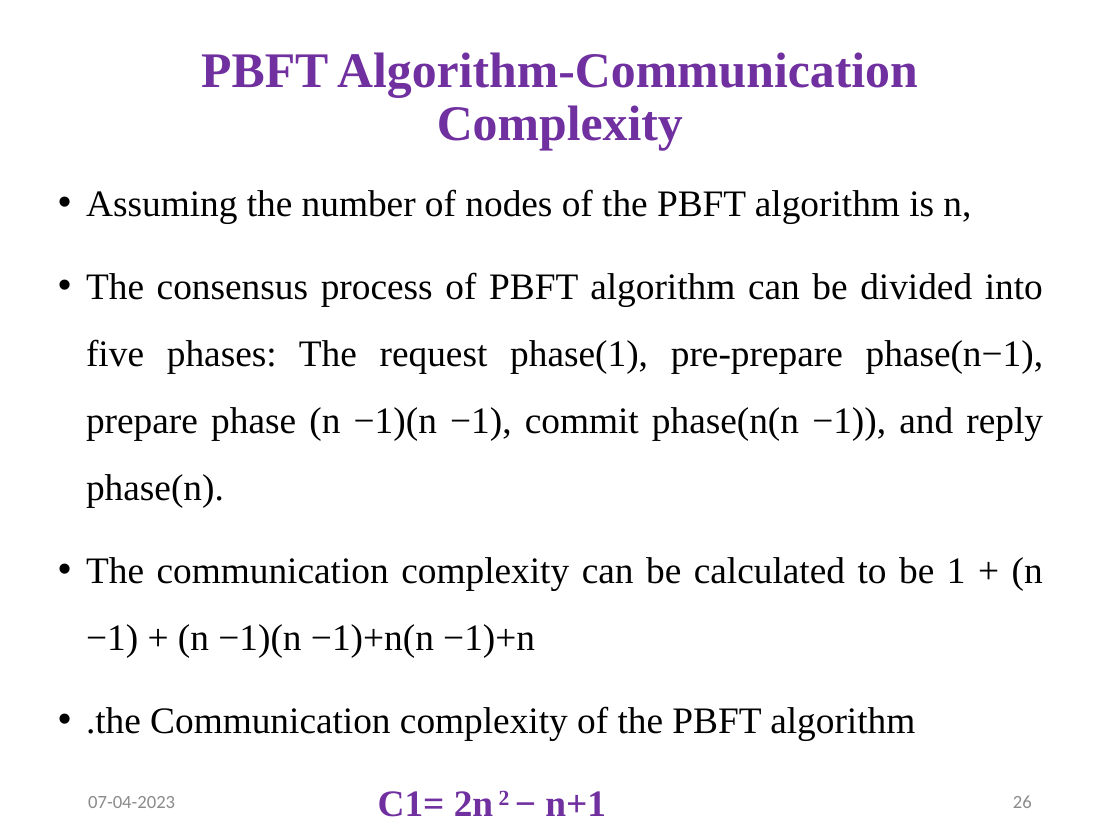
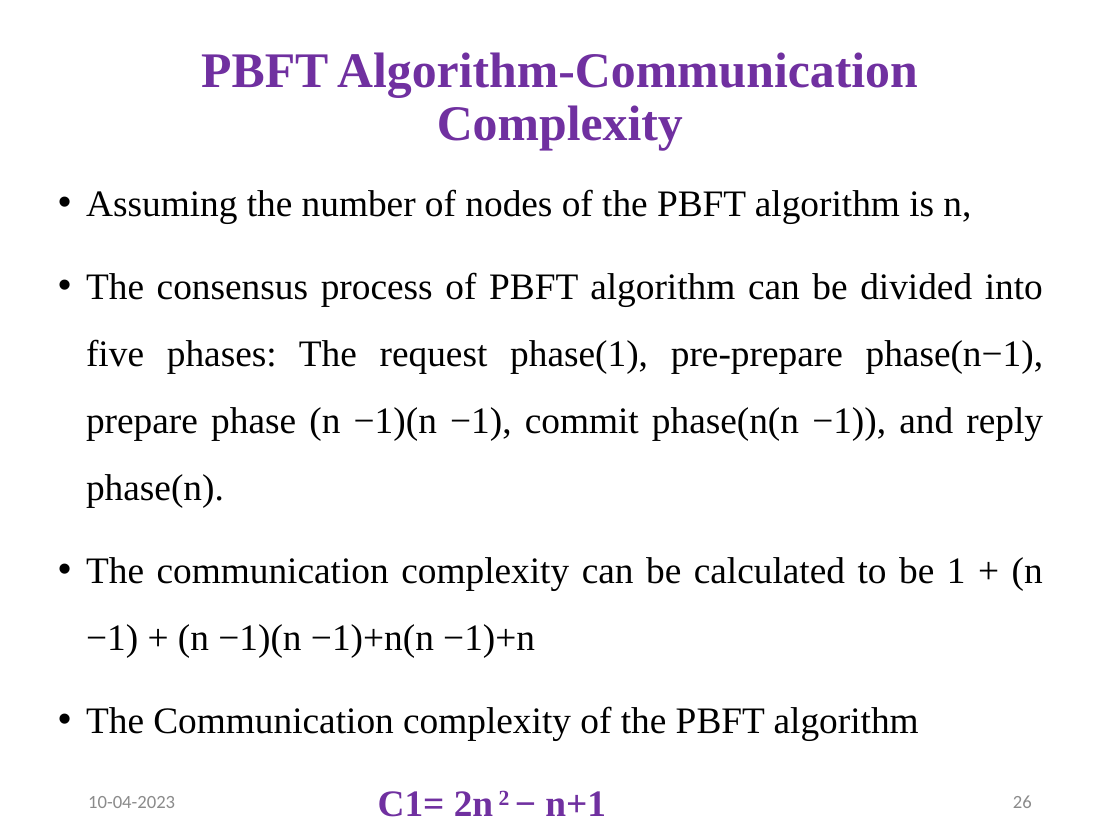
Before and after one commit to ValarmathyV/A-Blockchain-Based-Credible-and-Secure-Education-data-Management-using-PBFT-Algorithm, a slide deck: slide 26 of FINAL PPT FOR PRESENTATION.pptx. Drawn at 1120x840 pixels with LibreOffice and Linux fonts; fonts in the diff are those of the drawing. Boxes give left, top, right and bottom in pixels: in the first picture for what was removed or moved away, otherwise in the second. Text is boxed around its words. In the diff, an @@ line names an element or a change of style, - is before the commit and + after.

```diff
--- a/FINAL PPT FOR PRESENTATION.pptx
+++ b/FINAL PPT FOR PRESENTATION.pptx
@@ text at (86, 706, 919, 740): text changed @@
-• .the Communication complexity of the PBFT algorithm
+• The Communication complexity of the PBFT algorithm
@@ text at (88, 796, 175, 808): text changed @@
-07-04-2023
+10-04-2023
```
Also in this commit, not shown: 34 other slides changed.
